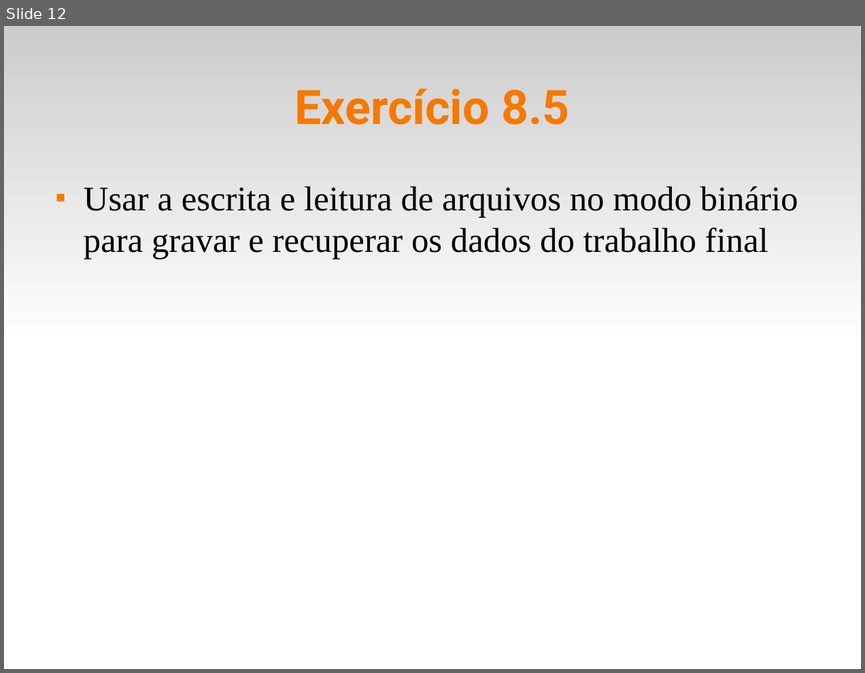
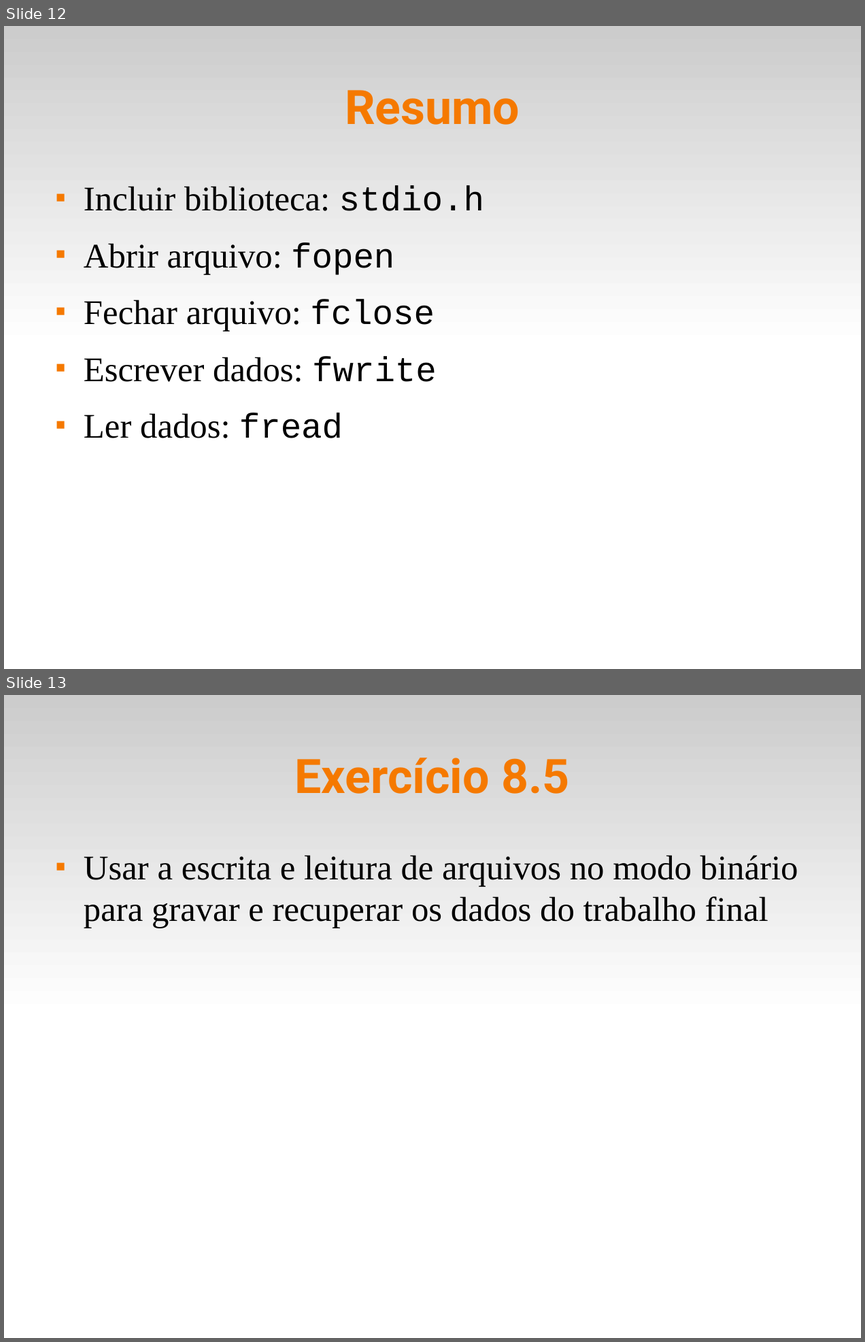
Before and after one commit to fsantanna-uerj/LP1, a slide deck: Slides/lp1-08-arquivos.odp. Shown one above the other, each under a label of ours: slide 12 before the commit, slides 12 and 13 after it. The pictures are 865x673 and 865x1342 pixels, drawn with LibreOffice and Linux fonts; fonts in the diff are those of the drawing. Boxes give left, top, right and bottom in pixels: in the first picture for what was removed or moved away, otherwise in the second. Text is boxed around its words. In the diff, an @@ line names an element or a change of style, - is before the commit and + after.

```diff
--- a/Slides/lp1-08-arquivos.odp
+++ b/Slides/lp1-08-arquivos.odp
@@ slide 12 added at [4, 26, 861, 669], background #FFFFFF; not listed: 1 template element that a slide beside it also shows @@
@@ title added at [345, 90, 519, 125], 44 pt, text #F57900, bold @@
+Resumo
@@ text added at [84, 186, 484, 438], 32 pt, text #000000 @@
+■ Incluir biblioteca: stdio.h
+■ Abrir arquivo: fopen
+■ Fechar arquivo: fclose
+■ Escrever dados: fwrite
+■ Ler dados: fread
@@ what was slide 12 is now slide 13 @@
```
Also in this commit, not shown: 1 slide changed, 2 other slides added, 3 other files.
